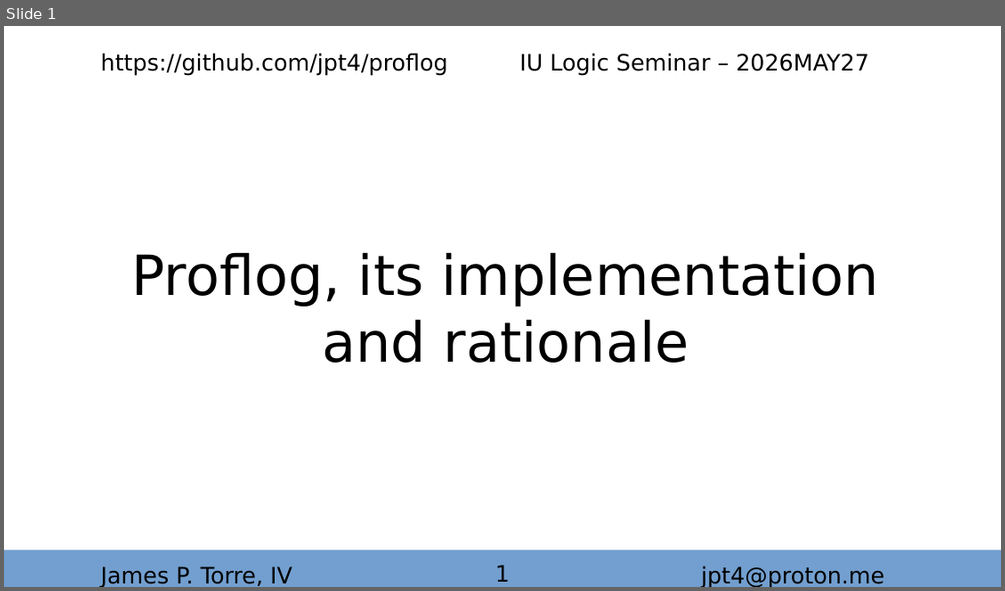
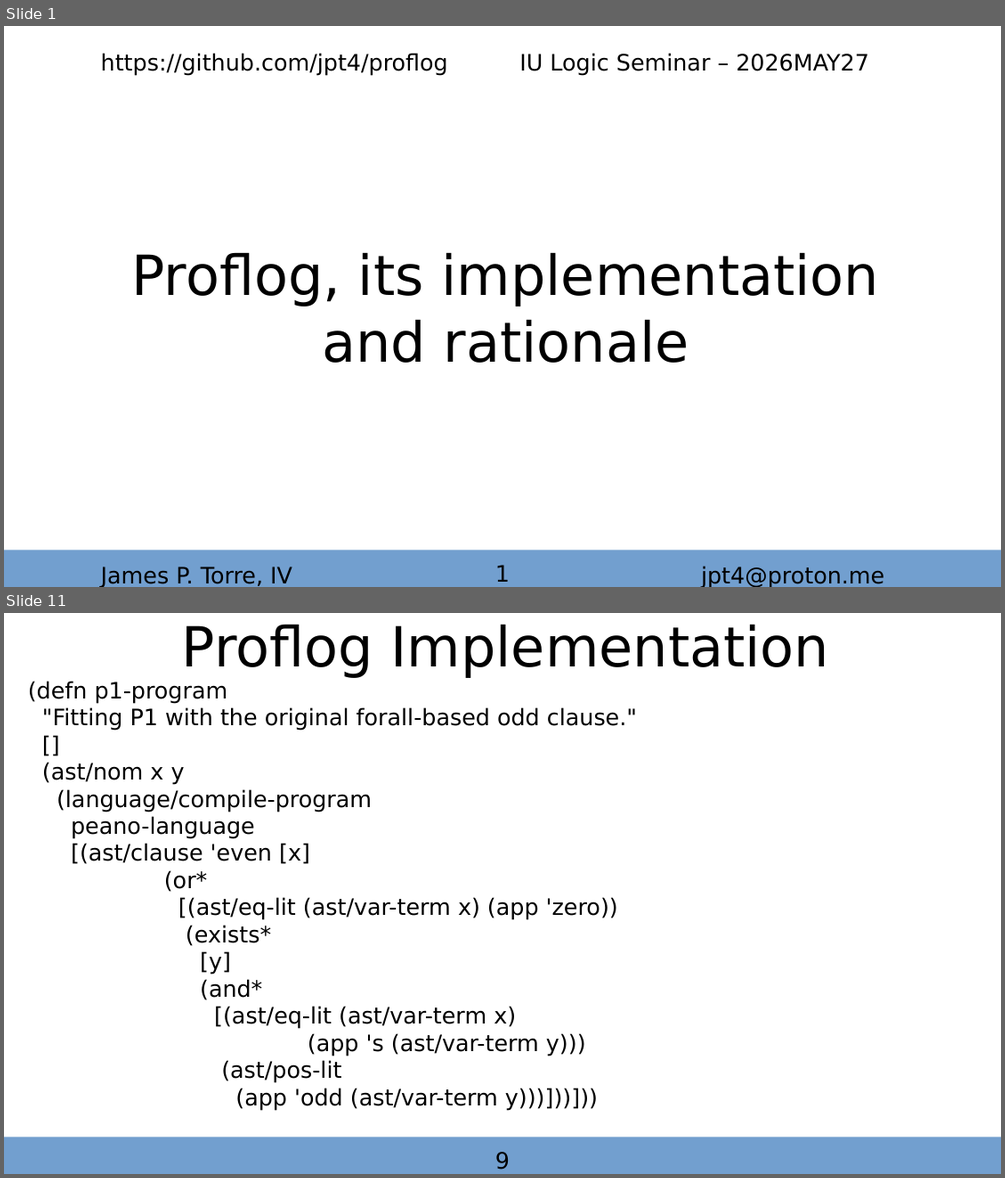
Before and after one commit to autarkenterprises/proflog, a slide deck: iuls2026/20260527_iu_logic_seminar.odp. Shown one above the other, each under a label of ours: slide 1 before the commit, slides 1 and 11 after it; the slides between them are not shown. The pictures are 1005x591 and 1005x1178 pixels, drawn with LibreOffice and Linux fonts; fonts in the diff are those of the drawing. Boxes give left, top, right and bottom in pixels: in the first picture for what was removed or moved away, otherwise in the second. Text is boxed around its words. In the diff, an @@ line names an element or a change of style, - is before the commit and + after.

```diff
--- a/iuls2026/20260527_iu_logic_seminar.odp
+++ b/iuls2026/20260527_iu_logic_seminar.odp
@@ slide 11 added at box(4, 613, 1001, 1174), background #FFFFFF @@
@@ text added at box(182, 624, 829, 678), 44 pt, text #000000 @@
+Proflog Implementation
@@ subtitle added at box(42, 707, 637, 1111), 18 pt, text #000000 @@
+(defn p1-program
+"Fitting P1 with the original forall-based odd clause."
+[]
+(ast/nom x y
+(language/compile-program
+peano-language
+[(ast/clause 'even [x]
+(or*
+[(ast/eq-lit (ast/var-term x) (app 'zero))
+(exists*
+[y]
+(and*
+[(ast/eq-lit (ast/var-term x)
+(app 's (ast/var-term y)))
+(ast/pos-lit
+(app 'odd (ast/var-term y)))]))]))
@@ rectangle added at box(4, 1136, 1001, 1174), fill #729FCF @@
@@ text added at box(495, 1151, 510, 1169), 18 pt, text #000000 @@
+9
```
Also in this commit, not shown: 3 slides changed, 10 other slides added, 14 slides removed, 1 other file.
